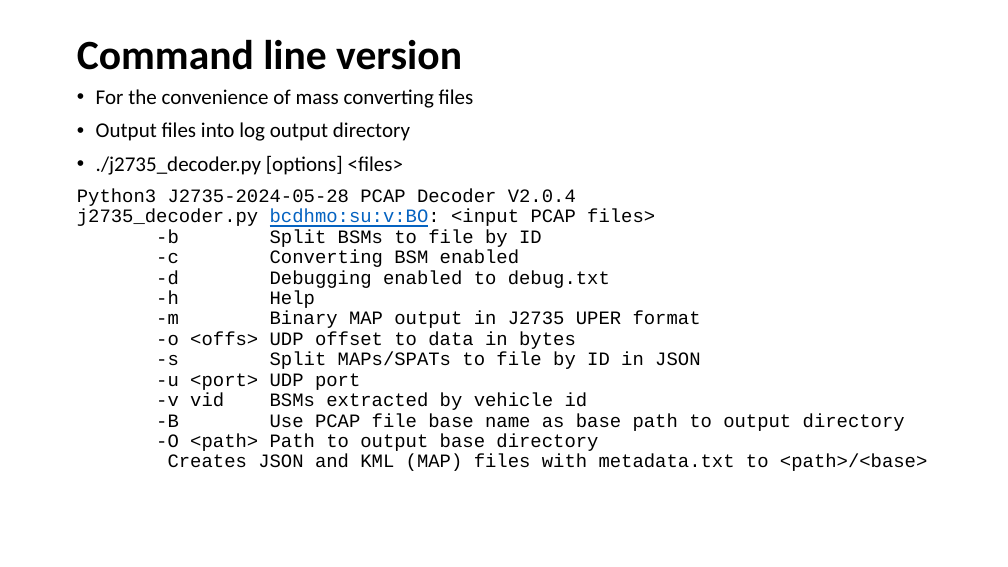
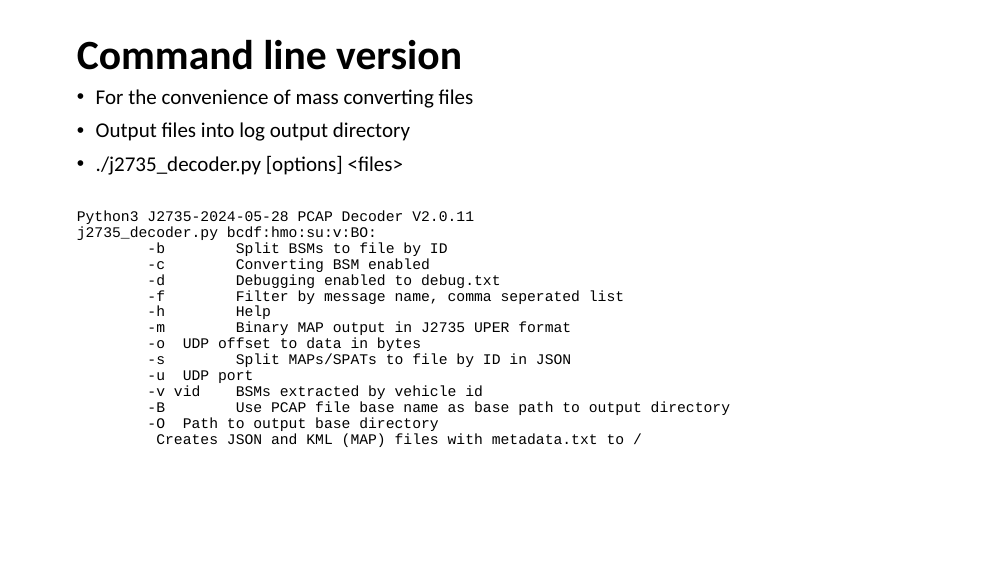
Before and after one commit to nprobert/j2735_tools, a slide deck: slide 15 of docs/NTCNA PCAP Decoder JSON Converter.pptx (slide 5 before the commit). Drawn at 1008x567 pixels with LibreOffice and Linux fonts; fonts in the diff are those of the drawing. Boxes give left, top, right and bottom in pixels: in the first picture for what was removed or moved away, otherwise in the second. Text is boxed around its words. In the diff, an @@ line names an element or a change of style, - is before the commit and + after.

```diff
--- a/docs/NTCNA PCAP Decoder JSON Converter.pptx
+++ b/docs/NTCNA PCAP Decoder JSON Converter.pptx
@@ text at [77, 210, 730, 447]: text changed; size 18 to 14 pt @@
-Python3 J2735-2024-05-28 PCAP Decoder V2.0.4
-j2735_decoder.py bcdhmo:su:v:BO: <input PCAP files>
--b Split BSMs to file by ID
--c Converting BSM enabled
--d Debugging enabled to debug.txt
--h Help
--m Binary MAP output in J2735 UPER format
--o <offs> UDP offset to data in bytes
--s Split MAPs/SPATs to file by ID in JSON
--u <port> UDP port
--v vid BSMs extracted by vehicle id
--B Use PCAP file base name as base path to output directory
--O <path> Path to output base directory
-Creates JSON and KML (MAP) files with metadata.txt to <path>/<base>
+Python3 J2735-2024-05-28 PCAP Decoder V2.0.11
+j2735_decoder.py bcdf:hmo:su:v:BO:
+-b Split BSMs to file by ID
+-c Converting BSM enabled
+-d Debugging enabled to debug.txt
+-f Filter by message name, comma seperated list
+-h Help
+-m Binary MAP output in J2735 UPER format
+-o UDP offset to data in bytes
+-s Split MAPs/SPATs to file by ID in JSON
+-u UDP port
+-v vid BSMs extracted by vehicle id
+-B Use PCAP file base name as base path to output directory
+-O Path to output base directory
+Creates JSON and KML (MAP) files with metadata.txt to /
```
Also in this commit, not shown: 12 other slides changed, 2 slides added.
